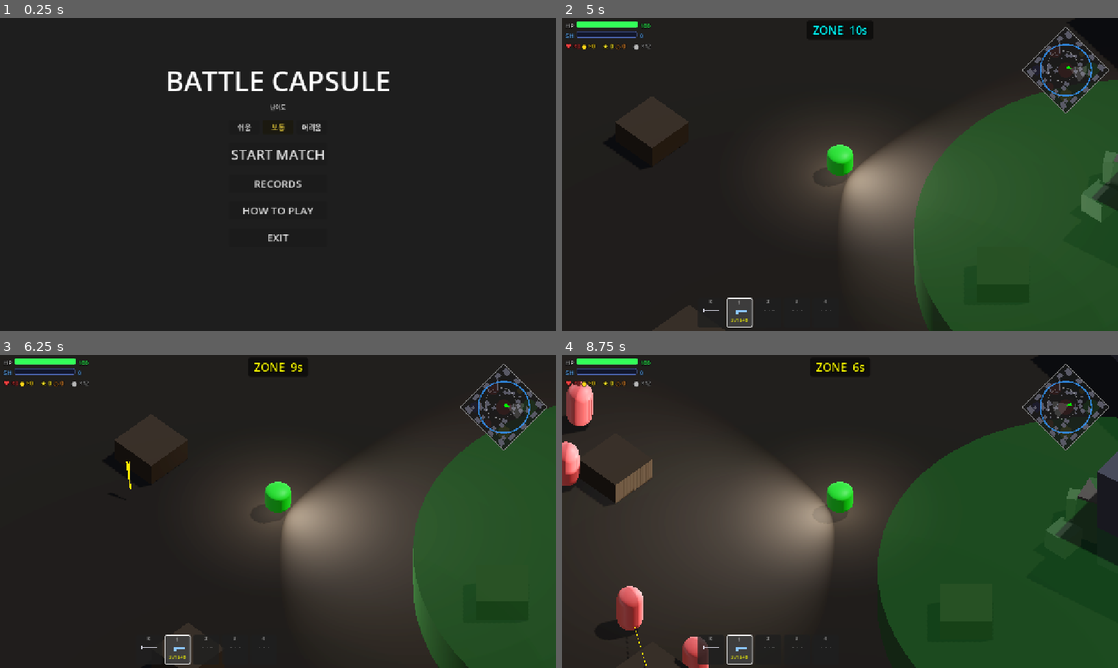
Above: before the commit, frames 1-4 (two rows, left to right).
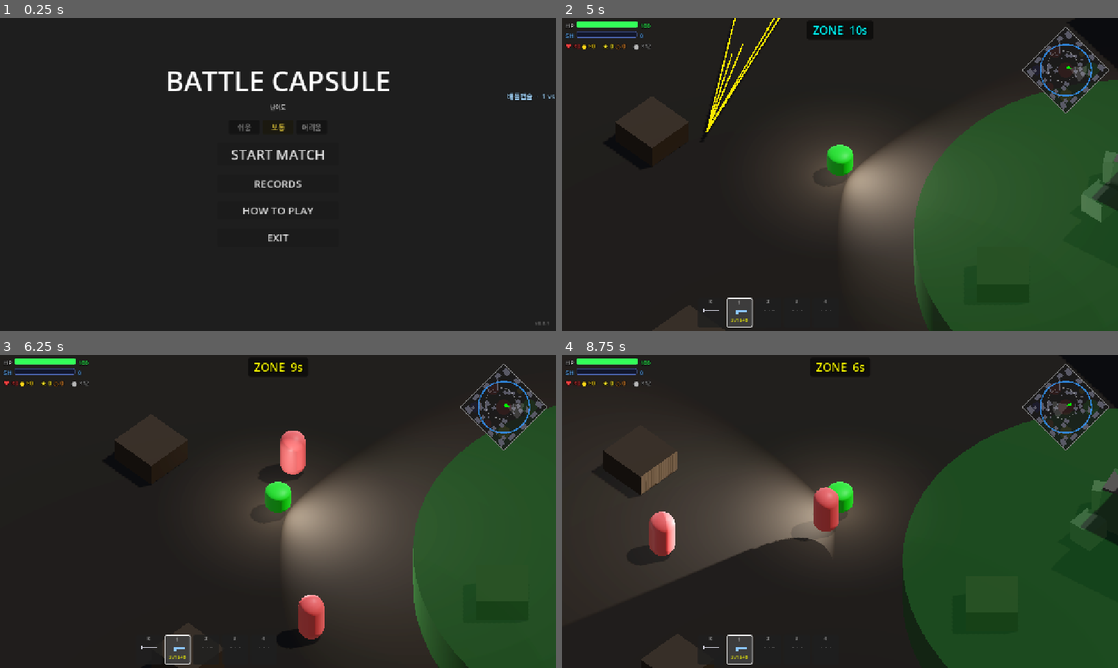
Above: after the commit, the same moments.

Repository: Kyulhee/battle-capsule
Game: Godot game, scene res://src/Main.tscn
Same seed, same stepped clock (60 frames per second), same inputs: the game is played once before the commit and once after it.
Inputs (mouse positions are in pixels of both pictures, inside the frame that each line leads up to):
- Up to frame 1 (0.25 s): no input
- Up to frame 2 (5 s): click "START MATCH" at 0.5 s; tap Enter at 1.25 s; move the mouse to (962, 158) at 1.27 s; press the mouse at (962, 158) at 1.28 s; hold D (ui_right) 1.28-2.03 s; tap Space at 1.52, 2.27, 3.77, 4.52 s; move the mouse to (728, 190) at 2.02 s; release the mouse at (728, 190) at 2.03 s; hold S (ui_down) 2.03-2.78 s; tap Q (heal) at 2.1 s; move the mouse to (895, 105) at 2.77 s; hold D (ui_right) 2.78-3.53 s; tap C at 2.85 s; move the mouse to (812, 237) at 3.52 s; hold W (ui_up) 3.53-4.28 s; tap 0 at 3.6 s; click (812, 237) at 3.67 s; move the mouse to (1006, 221) at 4.27 s; hold A (ui_left) from 4.28 s (still down); tap 1 at 4.35 s
- Up to frame 3 (6.25 s): move the mouse to (111, 464) at 5.02 s; tap 2 at 5.1 s; tap Space at 5.27 s; move the mouse to (305, 511) at 5.77 s; release A (ui_left) at 5.78 s; hold S (ui_down) from 5.78 s (still down); tap 3 at 5.85 s; click (305, 511) at 5.92 s
- Up to frame 4 (8.75 s): move the mouse to (756, 433) at 6.52 s; release S (ui_down) at 6.53 s; hold D (ui_right) 6.53-7.28 s; tap 4 at 6.6 s; tap Space at 6.77, 7.52, 8.27 s; move the mouse to (962, 495) at 7.27 s; hold W (ui_up) 7.28-8.03 s; tap R at 7.35 s; move the mouse to (728, 527) at 8.02 s; hold D (ui_right) from 8.03 s (still down); tap E at 8.1 s; click (728, 527) at 8.17 s

The runs differ from the first frame. In frame 1, 0.2% of the frame differs, in the area x 42-100%, y 23-99%; in frame 2, 0.4%; in frame 3, 1.2%; in frame 4, 13%, in the area x 0-100%, y 8-100%.

Commit message:
feat: v0.8.1 — 메인 메뉴 UI 개선, 난이도 버튼 색상
Co-Authored-By: Claude Sonnet 4.6 <noreply@anthropic.com>

Diff:
--- a/src/Main.gd
+++ b/src/Main.gd
@@ -123,8 +123,38 @@
 	$CanvasLayer/Control/MainMenuPanel/VBoxContainer/HelpBtn.pressed.connect(_on_help_pressed)
 	$CanvasLayer/Control/MainMenuPanel/VBoxContainer/ExitBtn.pressed.connect(get_tree().quit)
 
+	# Korean subtitle below title
+	var subtitle = Label.new()
+	subtitle.text = "배틀캡슐  ·  1 vs 11  ·  최후의 1인"
+	subtitle.horizontal_alignment = HORIZONTAL_ALIGNMENT_CENTER
+	subtitle.add_theme_font_size_override("font_size", 16)
+	subtitle.add_theme_color_override("font_color", Color(0.65, 0.85, 1.0))
+	subtitle.add_theme_color_override("font_outline_color", Color.BLACK)
+	subtitle.add_theme_constant_override("outline_size", 4)
+	var title_node = $CanvasLayer/Control/MainMenuPanel/Title
+	subtitle.set_anchors_and_offsets_preset(Control.PRESET_CENTER_TOP)
+	subtitle.position = Vector2(title_node.position.x, title_node.position.y + 68)
+	subtitle.size = title_node.size
+	$CanvasLayer/Control/MainMenuPanel.add_child(subtitle)
+
+	# Version label (bottom-right corner)
+	var ver_lbl = Label.new()
+	ver_lbl.text = "v0.8.1"
+	ver_lbl.add_theme_font_size_override("font_size", 12)
+	ver_lbl.add_theme_color_override("font_color", Color(0.45, 0.45, 0.45))
+	ver_lbl.set_anchors_and_offsets_preset(Control.PRESET_BOTTOM_RIGHT)
+	ver_lbl.grow_horizontal = Control.GROW_DIRECTION_BEGIN
+	ver_lbl.grow_vertical = Control.GROW_DIRECTION_BEGIN
+	ver_lbl.position.x -= 4
+	ver_lbl.position.y -= 4
+	$CanvasLayer/Control/MainMenuPanel.add_child(ver_lbl)
+
+	# Widen VBoxContainer to fit difficulty buttons comfortably
+	var vbox = $CanvasLayer/Control/MainMenuPanel/VBoxContainer
+	vbox.offset_left = -140.0
+	vbox.offset_right = 140.0
+
 	# Difficulty selector (inserted before StartBtn)
-	var vbox = $CanvasLayer/Control/MainMenuPanel/VBoxContainer
 	var start_idx = $CanvasLayer/Control/MainMenuPanel/VBoxContainer/StartBtn.get_index()
 
 	var diff_lbl = Label.new()
@@ -567,5 +597,10 @@
 	_update_diff_highlights()
 
 func _update_diff_highlights():
+	const DIFF_COLORS = [
+		Color(0.3, 1.0, 0.45),   # 쉬움 — 초록
+		Color(1.0, 0.88, 0.25),  # 보통 — 노랑
+		Color(1.0, 0.35, 0.35),  # 어려움 — 빨강
+	]
 	for i in range(_diff_btns.size()):
-		_diff_btns[i].modulate = Color(1.0, 0.88, 0.25) if i == difficulty else Color.WHITE
+		_diff_btns[i].modulate = DIFF_COLORS[i] if i == difficulty else Color(0.55, 0.55, 0.55)
Not shown, changed: export_presets.cfg
Not shown, changed: CLAUDE.md
Not shown, changed: README.md
Not shown, changed: docs/DEVLOG.md
Not shown, changed: docs/MASTERPLAN.md
